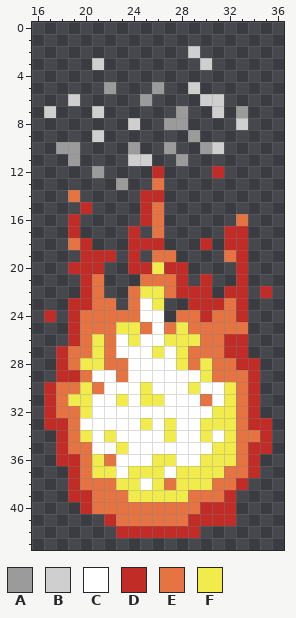
Two states of a pixel-art sprite, assets/sprites/fireball/fireball_3.png. The first picture shows the starting point.
The file is 55x55 pixels. Shown: x 16..36, y 0..43.
Palette (. is transparent): A #9b9b9b  B #cfcfcf  C #ffffff  D #c22c26  E #e57442  F #f1eb4b
Pixels before, first column x 17:
 2 ............B......
 3 ....B........B.....
 4 ...................
 5 .....A...A..B......
 6 ..B.....A....BB....
 7 B...B......A..B.A..
 8 .......B..AA....B..
 9 ....B.......A......
10 .AA....A..A..AB....
11 ..A....BB..A.......
12 ....A....D....D....
13 ......A..E.........
14 ..E.....DD.........
15 ...D....DE.........
16 ..D.....DE......E..
17 ..D....D.E.....DD..
18 ..ED...DDD...D.DD..
19 ...DDD.D.EE....ED..
20 ..DDD..DDFDD....D..
21 ...DE...EEED.D..D..
22 ...DE..EFFEDDD.DD.D
23 ..DDEE.ECF..DDDED..
24 D.DEEEEECC.EEDEED..
25 ..DEEEFFECEFEEEEE..
26 ..DEFECFCCFFFEEDD..
27 .DEEFECCCFCFEEEDD..
28 .DEFFEECCCCFEFEEDD.
29 .DDECCECCCCCCFEEED.
30 DEEFECCCFCCCFCCFED.
31 DEFFCCFCFFCCCECFED.
32 DEEFCCCCCCCCCCFFED.
33 DDECCCCCFCFCCFFFEDD
34 .DEFCFCCCCFCCFCFEED
35 .DEECCFCCCCCCCFFEDD
36 .DDEFECCCFFCCFFFED.
37 ..DEFFCFFFCFFFFEED.
38 ..DEEEFFCFEFFFEED..
39 ..DDEEEFFFFFEEED...
40 ...DEEEEEEEEEDDD...
41 .....DEEEEEEDDDD...
42 ......DDDDDDD......
After:
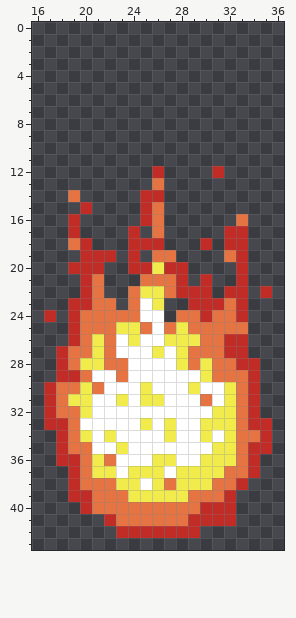
What changed:
y 2: x 29 B -> .
y 3: x 21 B -> .; x 30 B -> .
y 5: x 22 A -> .; x 26 A -> .; x 29 B -> .
y 6: x 19 B -> .; x 25 A -> .; x 30..31 BB -> ..
y 7: x 17 B -> .; x 21 B -> .; x 28 A -> .; x 31 B -> .; x 33 A -> .
y 8: x 24 B -> .; x 27..28 AA -> ..; x 33 B -> .
y 9: x 21 B -> .; x 29 A -> .
y 10: x 18..19 AA -> ..; x 24 A -> .; x 27 A -> .; x 30..31 AB -> ..
y 11: x 19 A -> .; x 24..25 BB -> ..; x 28 A -> .
y 12: x 21 A -> .
y 13: x 23 A -> .
Where, in picture pixels (left, top, right, bottom), the same in both pictures:
erased: (44, 46, 248, 190)
